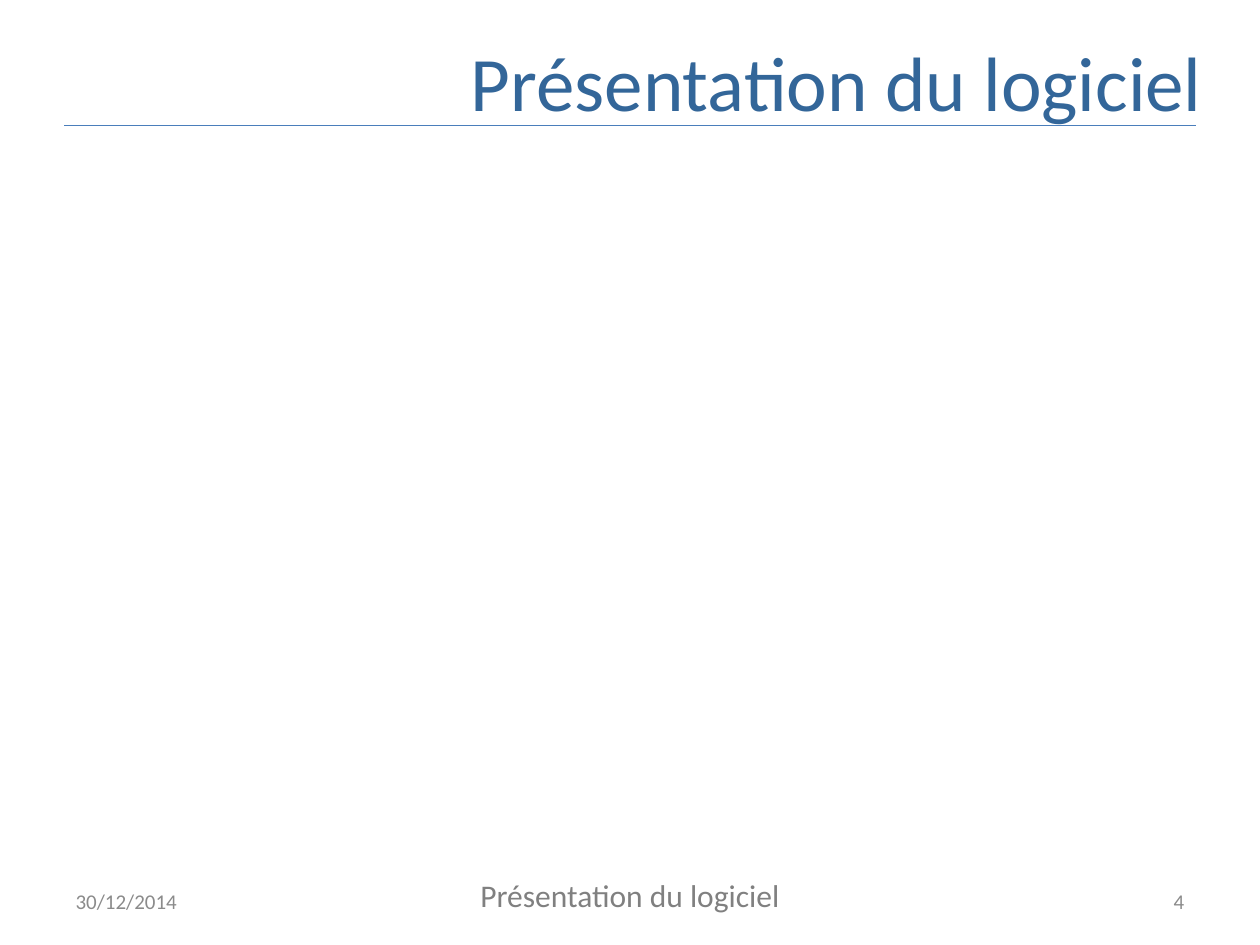
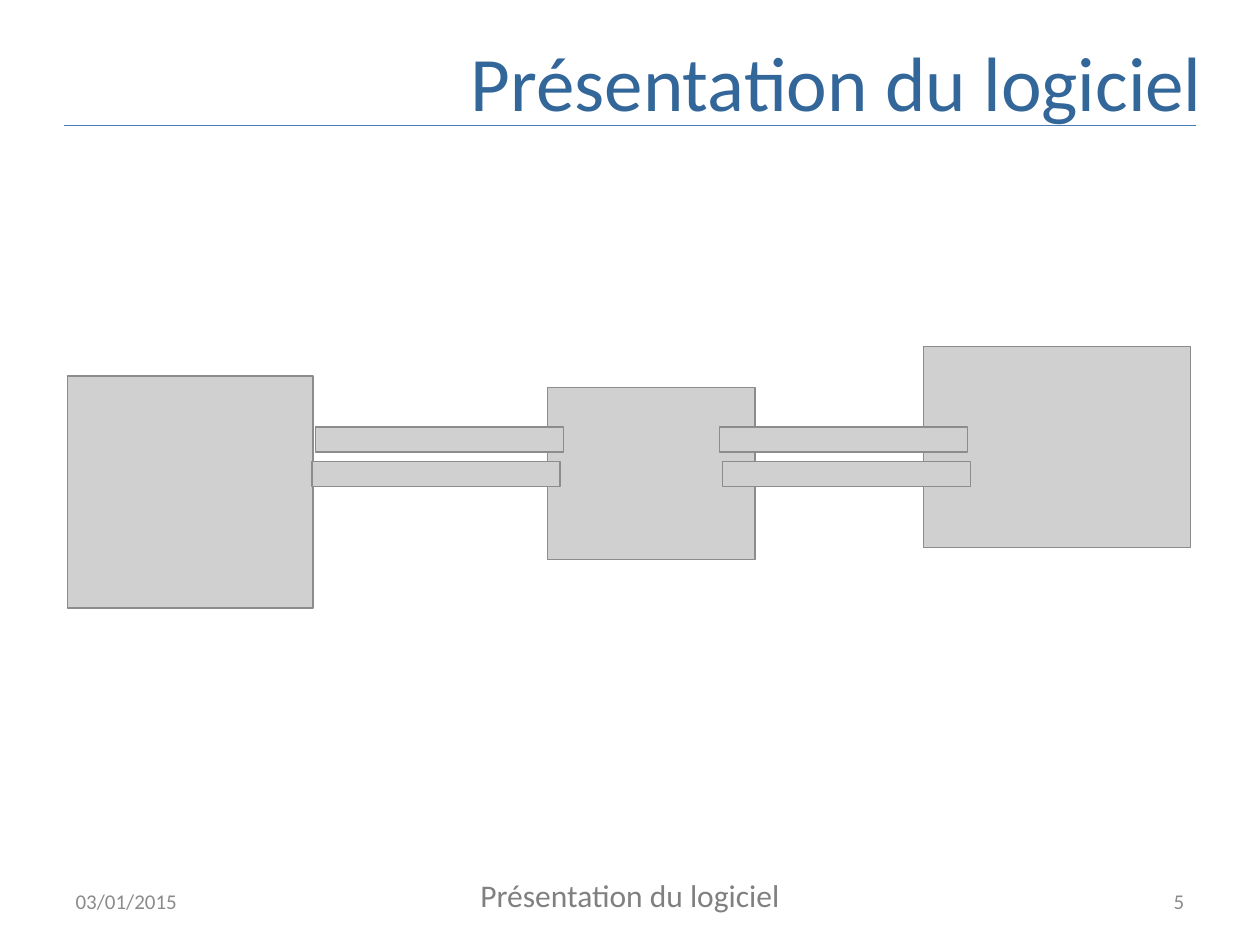
Before and after one commit to AppInfoCPE/genielog, a slide deck: slide 5 of Documentation/presentation.pptx (slide 4 before the commit). Drawn at 1260x945 pixels with LibreOffice and Linux fonts; fonts in the diff are those of the drawing; grey boxes stand for pictures. Boxes give left, top, right and bottom in pixels: in the first picture for what was removed or moved away, otherwise in the second. Text is boxed around its words. In the diff, an @@ line names an element or a change of style, - is before the commit and + after.

Commit message:
modif derniere minute sur la daocuisson desole, avec integration a mon logicielempcuisson

```diff
--- a/Documentation/presentation.pptx
+++ b/Documentation/presentation.pptx
@@ picture added at (x1=924, y1=346, x2=1191, y2=547) @@
@@ picture added at (x1=68, y1=375, x2=314, y2=607) @@
@@ picture added at (x1=548, y1=388, x2=756, y2=561) @@
@@ picture added at (x1=315, y1=427, x2=563, y2=452) @@
@@ picture added at (x1=719, y1=427, x2=968, y2=452) @@
@@ picture added at (x1=311, y1=461, x2=559, y2=486) @@
@@ picture added at (x1=723, y1=461, x2=971, y2=486) @@
@@ text at (x1=76, y1=894, x2=177, y2=910): text changed @@
-30/12/2014
+03/01/2015
@@ page number at (x1=1174, y1=895, x2=1185, y2=909): text changed @@
-4
+5
```
Also in this commit, not shown: 15 other slides changed, 3 slides added, 2 other files.
